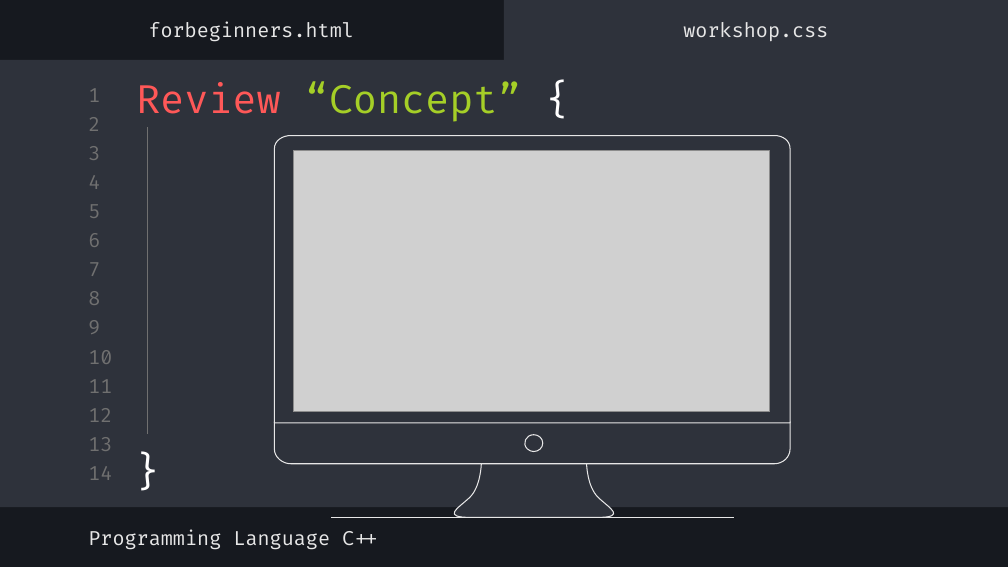
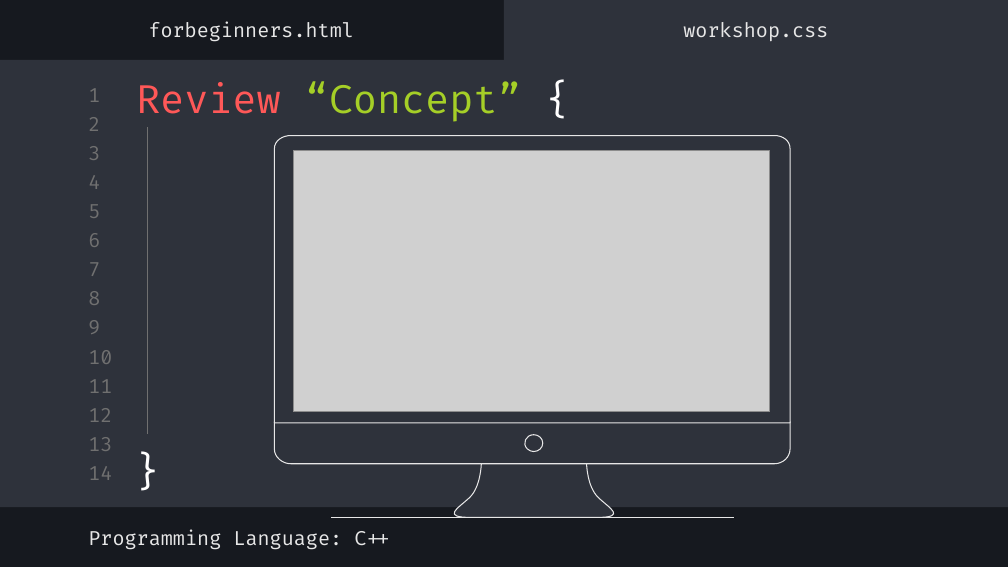
Before and after one commit to codingburgas/sprint-eschool-concorde, a slide deck: slide 5 of docs/ConcordePresentation.pptx (slide 4 before the commit). Drawn at 1008x567 pixels with LibreOffice and Linux fonts; fonts in the diff are those of the drawing; grey boxes stand for pictures. Boxes give left, top, right and bottom in pixels: in the first picture for what was removed or moved away, otherwise in the second. Text is boxed around its words. In the diff, an @@ line names an element or a change of style, - is before the commit and + after.

Commit message:
Update Presentation

```diff
--- a/docs/ConcordePresentation.pptx
+++ b/docs/ConcordePresentation.pptx
@@ subtitle at (88,529,390,550): text changed @@
-Programming Language C++
+Programming Language: C++
```
Also in this commit, not shown: 1 other slide changed, 1 slide added.
